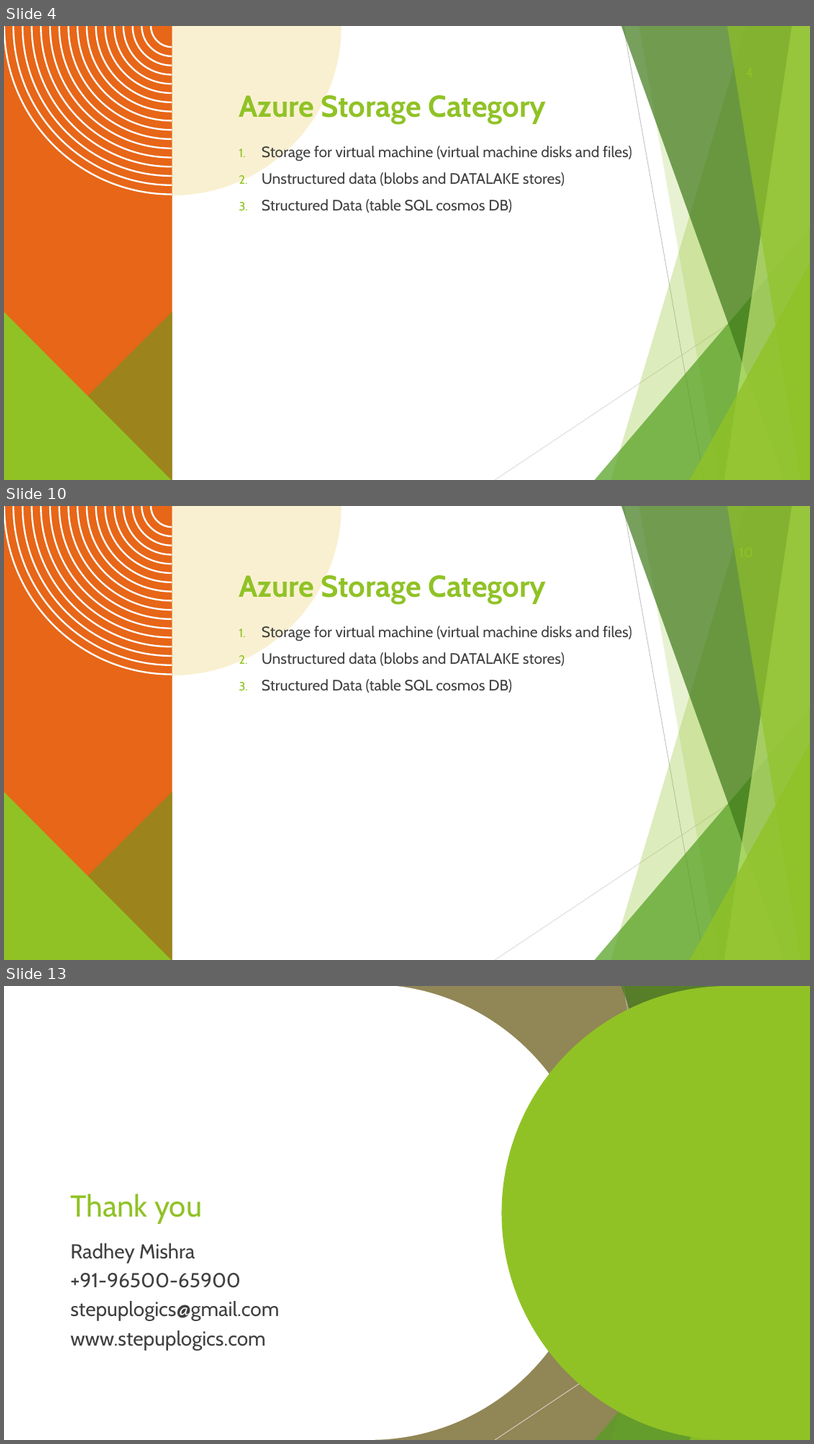
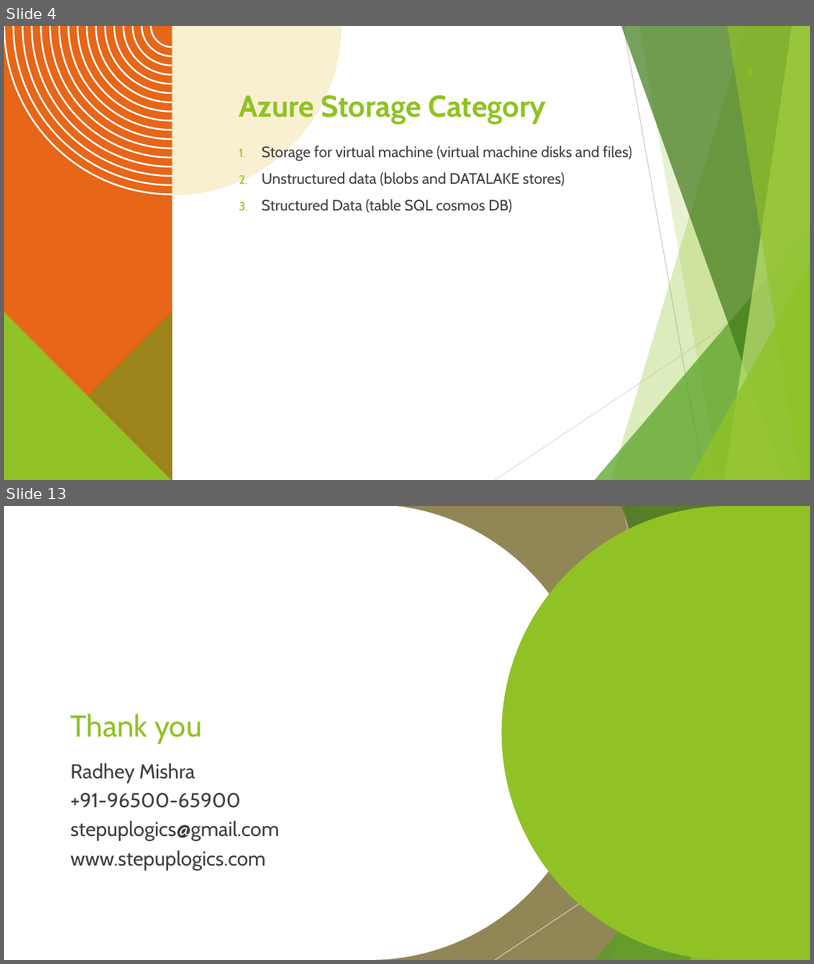
Before and after one commit to radhey24h/cloud-in-depth, a slide deck: azure-in-depth/Day-3-Azure-Storage/01-Azure-Storage.pptx. Shown one above the other, each under a label of ours: slides 4, 10 and 13 before the commit, slides 4 and 13 after it; the slides between them are not shown. The pictures are 814x1444 and 814x964 pixels, drawn with LibreOffice and Linux fonts; fonts in the diff are those of the drawing; background and template pictures are left out. Boxes give left, top, right and bottom in pixels: in the first picture for what was removed or moved away, otherwise in the second. Text is boxed around its words. In the diff, an @@ line names an element or a change of style, - is before the commit and + after.

Commit message:
azure storage ppt completed

```diff
--- a/azure-in-depth/Day-3-Azure-Storage/01-Azure-Storage.pptx
+++ b/azure-in-depth/Day-3-Azure-Storage/01-Azure-Storage.pptx
@@ slide 10 removed at box(4, 506, 810, 960), background #FFFFFF; not listed: 15 template elements that a slide beside it also shows @@
@@ title removed at box(239, 572, 546, 604) @@
-Azure Storage Category
@@ text removed at box(262, 624, 633, 692) @@
-1. Storage for virtual machine (virtual machine disks and files)
-2. Unstructured data (blobs and DATALAKE stores)
-3. Structured Data (table SQL cosmos DB)
```
Also in this commit, not shown: 8 slides changed, 1 slide added.
